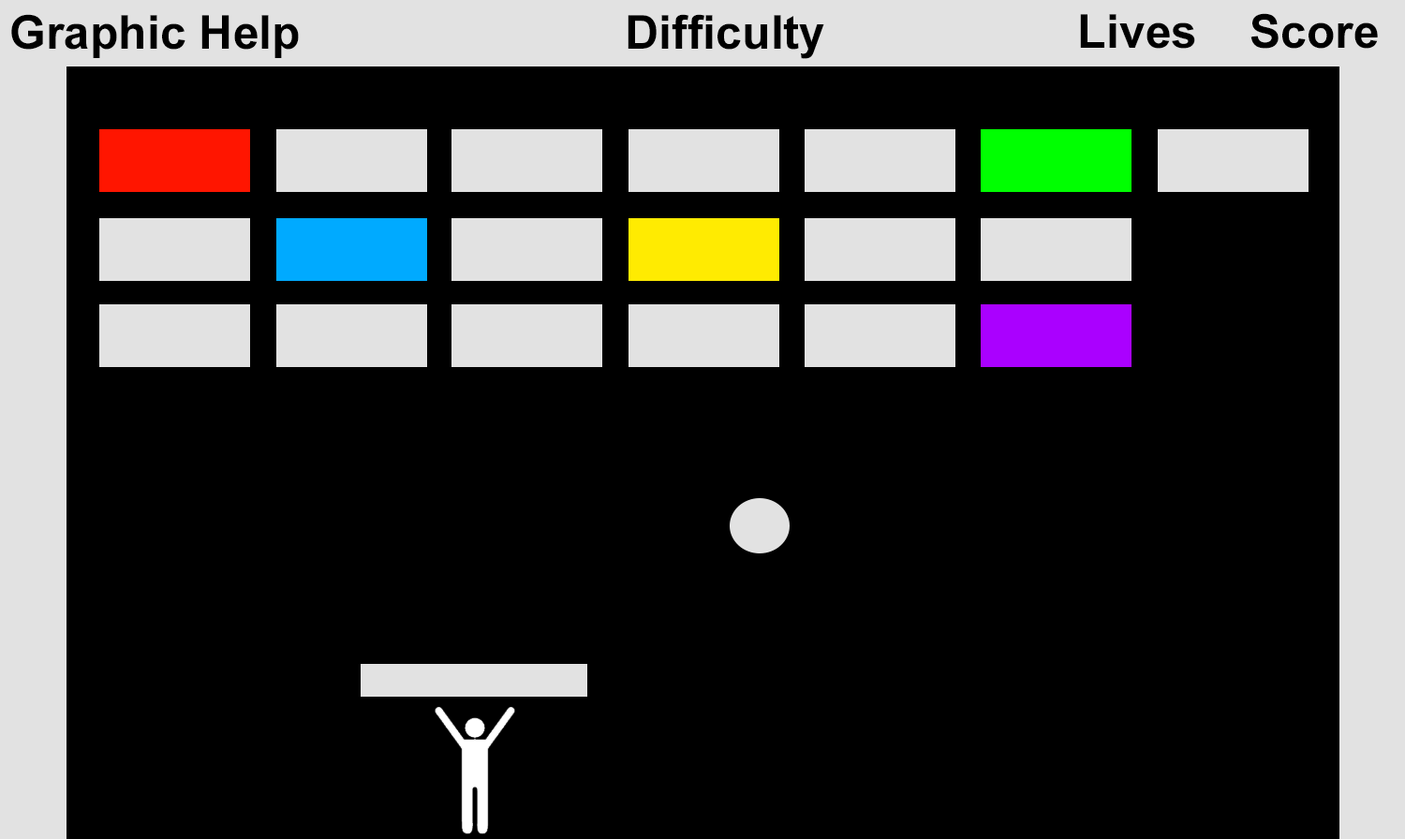
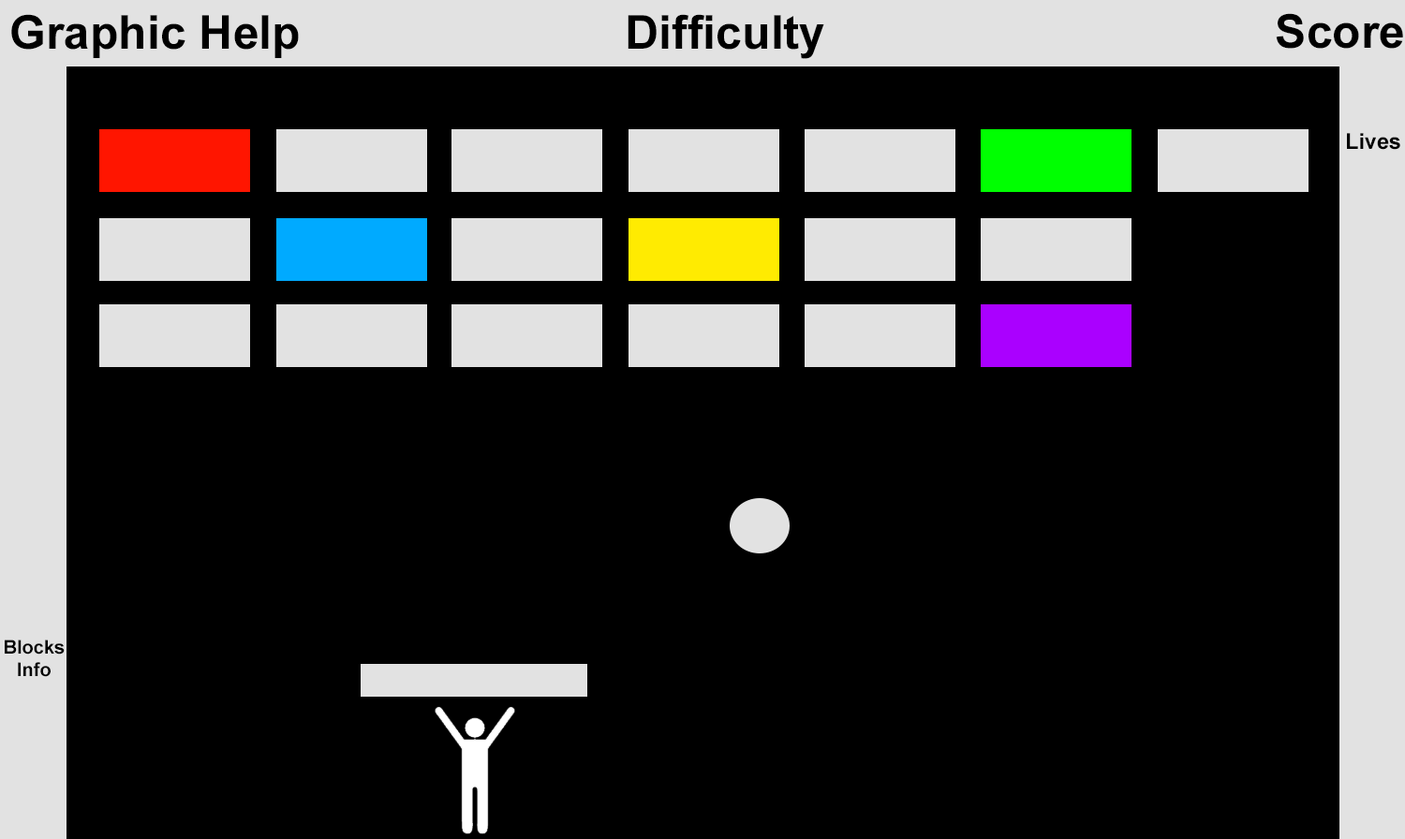
Before/after of a 1405x839 layered artwork. What changed in the layer stack:
renamed "Lives Score" to "Score", painted on it over bbox(1080, 13, 1404, 49)
added layer "Lives" above "Blocks Info" over bbox(1347, 133, 1401, 150)
added layer "Blocks Info" above "Border" over bbox(4, 639, 65, 678)
